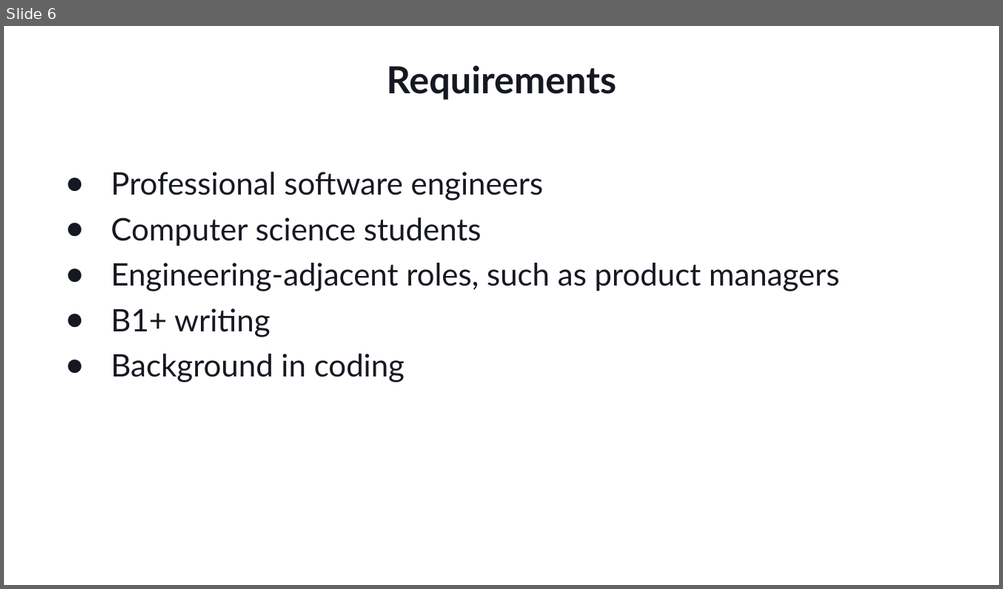
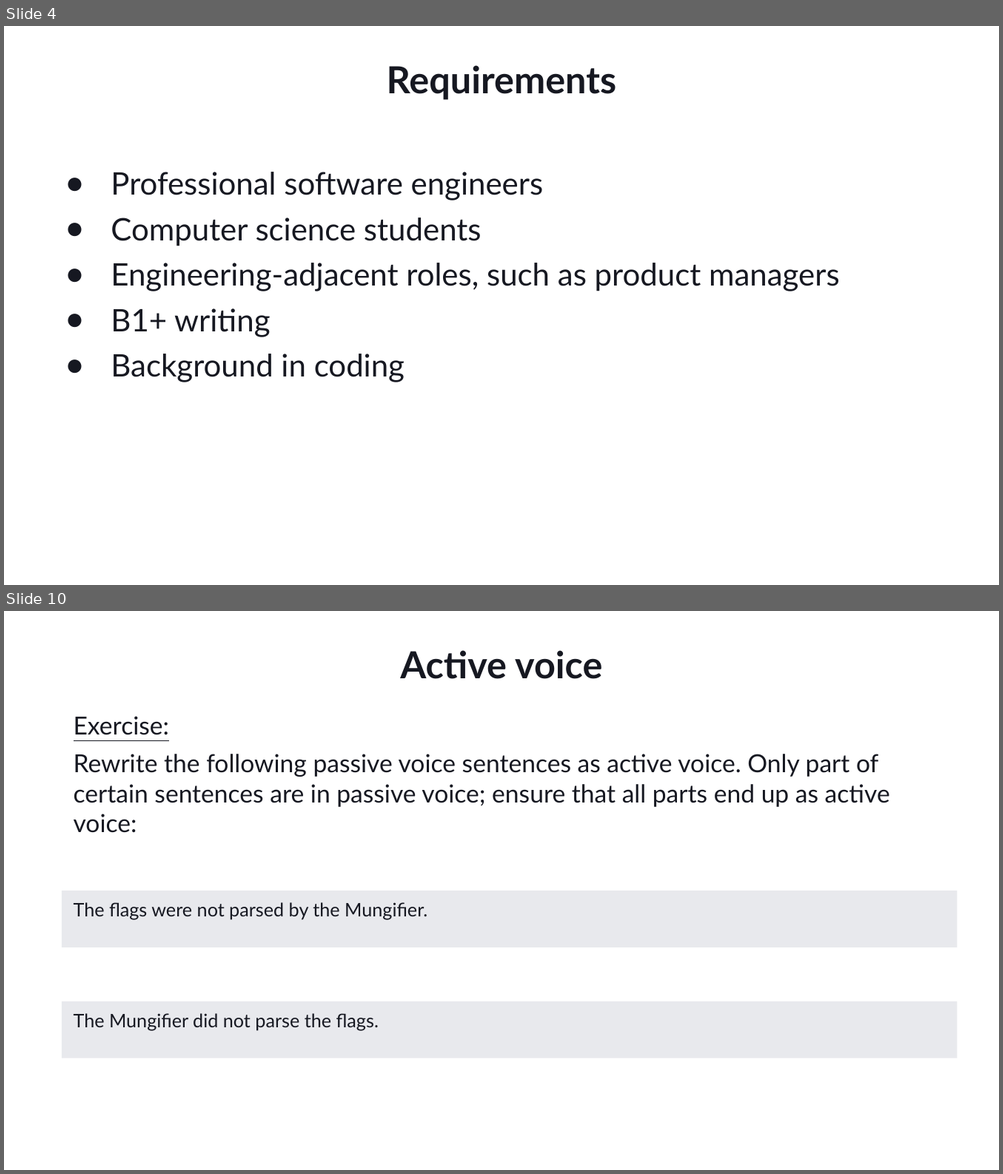
Before and after one commit to Ungerfall/ungerfall.github.io, a slide deck: presentation/tech-writing/tech-writing-azure-static-web-apps.pptx. Shown one above the other, each under a label of ours: slide 6 before the commit, slides 4 and 10 after it; the slides between them are not shown. The pictures are 1003x589 and 1003x1174 pixels, drawn with LibreOffice and Linux fonts; fonts in the diff are those of the drawing; background and template pictures are left out. Boxes give left, top, right and bottom in pixels: in the first picture for what was removed or moved away, otherwise in the second. Text is boxed around its words. In the diff, an @@ line names an element or a change of style, - is before the commit and + after.

Commit message:
Add first exercises

```diff
--- a/presentation/tech-writing/tech-writing-azure-static-web-apps.pptx
+++ b/presentation/tech-writing/tech-writing-azure-static-web-apps.pptx
@@ slide 10 added at (4, 611, 999, 1170), background #FFFFFF @@
@@ title added at (400, 650, 602, 679), 36 pt, text #161821, bold @@
+Active voice
@@ text added at (74, 716, 890, 833), 24 pt, text #161821 @@
+Exercise:
+Rewrite the following passive voice sentences as active voice. Only part of certain sentences are in passive voice; ensure that all parts end up as active voice:
@@ rectangle added at (62, 891, 957, 948), fill #E8E9ED, 18 pt, text #161821 @@
+The flags were not parsed by the Mungifier.
@@ rectangle added at (62, 1002, 957, 1059), fill #E8E9ED, 18 pt, text #161821 @@
+The Mungifier did not parse the flags.
@@ what was slide 6 is now slide 4 @@
```
Also in this commit, not shown: 5 other slides added, 2 slides removed, 1 other file.
